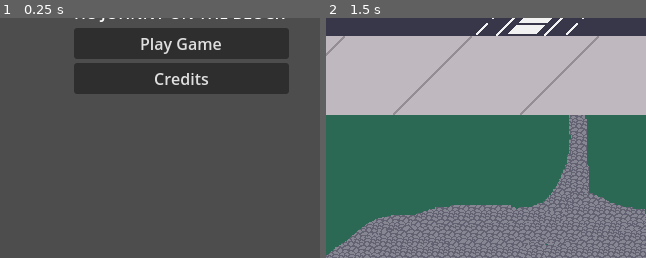
Above: before the commit, frames 1-2 (left to right).
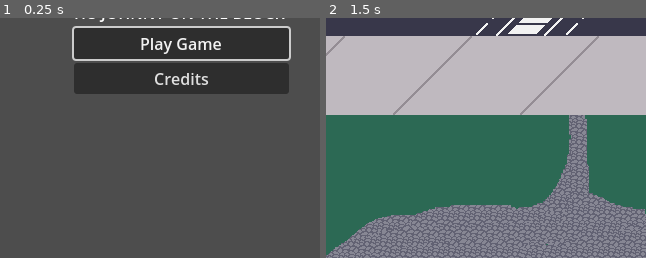
Above: after the commit, the same moments.

Repository: CarsonWebster/Game-of-Gags
Game: Godot game, scene res://Scenes/main_menu.tscn
Two runs of this game, one before a commit and one after it. Both use one fixed random seed, a clock stepped at 60 frames per second and the inputs below.
Inputs:
- Up to frame 1 (0.25 s): no input
- Up to frame 2 (1.5 s): click "Play Game" at 0.5 s; hold D (walk_right) from 1.28 s (still down); tap K (attack2) at 1.35 s
The pictures show only the part of the screen within x 22-72%, y 44-94%; the shares and areas given below are measured in that part.

The runs differ from the first frame. In frame 1, 1.3% of the frame differs, in the area x 22-91%, y 3-18%; in frame 2, nothing differs.

Commit message:
controller support

Diff:
--- a/Scenes/main_menu.tscn
+++ b/Scenes/main_menu.tscn
@@ -1,7 +1,8 @@
-[gd_scene load_steps=3 format=3 uid="uid://co2hyg80fwnh7"]
+[gd_scene load_steps=4 format=3 uid="uid://co2hyg80fwnh7"]
 
 [ext_resource type="Script" path="res://Scripts/main_menu.gd" id="1_4sllw"]
 [ext_resource type="PackedScene" uid="uid://crir22q4u68vv" path="res://Scenes/world.tscn" id="2_58kck"]
+[ext_resource type="Script" path="res://Scripts/PlayButton.gd" id="3_fdrj6"]
 
 [node name="Main Menu" type="Node"]
 script = ExtResource("1_4sllw")
@@ -30,6 +31,7 @@
 [node name="PlayButton" type="Button" parent="MarginContainer/VBoxContainer"]
 layout_mode = 2
 text = "Play Game"
+script = ExtResource("3_fdrj6")
 
 [node name="CreditsButton" type="Button" parent="MarginContainer/VBoxContainer"]
 layout_mode = 2
--- /dev/null
+++ b/Scripts/PlayButton.gd
@@ -0,0 +1,6 @@
+extends Button
+
+
+# Called when the node enters the scene tree for the first time.
+func _ready():
+	grab_focus()
--- a/project.godot
+++ b/project.godot
@@ -23,39 +23,94 @@
 
 [input]
 
+ui_accept={
+"deadzone": 0.5,
+"events": [Object(InputEventKey,"resource_local_to_scene":false,"resource_name":"","device":0,"window_id":0,"alt_pressed":false,"shift_pressed":false,"ctrl_pressed":false,"meta_pressed":false,"pressed":false,"keycode":4194309,"physical_keycode":0,"key_label":0,"unicode":0,"echo":false,"script":null)
+, Object(InputEventKey,"resource_local_to_scene":false,"resource_name":"","device":0,"window_id":0,"alt_pressed":false,"shift_pressed":false,"ctrl_pressed":false,"meta_pressed":false,"pressed":false,"keycode":4194310,"physical_keycode":0,"key_label":0,"unicode":0,"echo":false,"script":null)
+, Object(InputEventKey,"resource_local_to_scene":false,"resource_name":"","device":0,"window_id":0,"alt_pressed":false,"shift_pressed":false,"ctrl_pressed":false,"meta_pressed":false,"pressed":false,"keycode":32,"physical_keycode":0,"key_label":0,"unicode":32,"echo":false,"script":null)
+, Object(InputEventJoypadButton,"resource_local_to_scene":false,"resource_name":"","device":-1,"button_index":0,"pressure":0.0,"pressed":true,"script":null)
+, Object(InputEventKey,"resource_local_to_scene":false,"resource_name":"","device":-1,"window_id":0,"alt_pressed":false,"shift_pressed":false,"ctrl_pressed":false,"meta_pressed":false,"pressed":false,"keycode":0,"physical_keycode":74,"key_label":0,"unicode":106,"echo":false,"script":null)
+]
+}
+ui_cancel={
+"deadzone": 0.5,
+"events": [Object(InputEventKey,"resource_local_to_scene":false,"resource_name":"","device":0,"window_id":0,"alt_pressed":false,"shift_pressed":false,"ctrl_pressed":false,"meta_pressed":false,"pressed":false,"keycode":4194305,"physical_keycode":0,"key_label":0,"unicode":0,"echo":false,"script":null)
+, Object(InputEventJoypadButton,"resource_local_to_scene":false,"resource_name":"","device":-1,"button_index":1,"pressure":0.0,"pressed":true,"script":null)
+, Object(InputEventKey,"resource_local_to_scene":false,"resource_name":"","device":-1,"window_id":0,"alt_pressed":false,"shift_pressed":false,"ctrl_pressed":false,"meta_pressed":false,"pressed":false,"keycode":0,"physical_keycode":75,"key_label":0,"unicode":107,"echo":false,"script":null)
+]
+}
+ui_left={
+"deadzone": 0.5,
+"events": [Object(InputEventKey,"resource_local_to_scene":false,"resource_name":"","device":0,"window_id":0,"alt_pressed":false,"shift_pressed":false,"ctrl_pressed":false,"meta_pressed":false,"pressed":false,"keycode":4194319,"physical_keycode":0,"key_label":0,"unicode":0,"echo":false,"script":null)
+, Object(InputEventJoypadButton,"resource_local_to_scene":false,"resource_name":"","device":0,"button_index":13,"pressure":0.0,"pressed":false,"script":null)
+, Object(InputEventJoypadMotion,"resource_local_to_scene":false,"resource_name":"","device":-1,"axis":0,"axis_value":-1.0,"script":null)
+, Object(InputEventKey,"resource_local_to_scene":false,"resource_name":"","device":-1,"window_id":0,"alt_pressed":false,"shift_pressed":false,"ctrl_pressed":false,"meta_pressed":false,"pressed":false,"keycode":0,"physical_keycode":65,"key_label":0,"unicode":97,"echo":false,"script":null)
+]
+}
+ui_right={
+"deadzone": 0.5,
+"events": [Object(InputEventKey,"resource_local_to_scene":false,"resource_name":"","device":0,"window_id":0,"alt_pressed":false,"shift_pressed":false,"ctrl_pressed":false,"meta_pressed":false,"pressed":false,"keycode":4194321,"physical_keycode":0,"key_label":0,"unicode":0,"echo":false,"script":null)
+, Object(InputEventJoypadButton,"resource_local_to_scene":false,"resource_name":"","device":0,"button_index":14,"pressure":0.0,"pressed":false,"script":null)
+, Object(InputEventJoypadMotion,"resource_local_to_scene":false,"resource_name":"","device":-1,"axis":0,"axis_value":1.0,"script":null)
+, Object(InputEventKey,"resource_local_to_scene":false,"resource_name":"","device":-1,"window_id":0,"alt_pressed":false,"shift_pressed":false,"ctrl_pressed":false,"meta_pressed":false,"pressed":false,"keycode":0,"physical_keycode":68,"key_label":0,"unicode":100,"echo":false,"script":null)
+]
+}
+ui_up={
+"deadzone": 0.5,
+"events": [Object(InputEventKey,"resource_local_to_scene":false,"resource_name":"","device":0,"window_id":0,"alt_pressed":false,"shift_pressed":false,"ctrl_pressed":false,"meta_pressed":false,"pressed":false,"keycode":4194320,"physical_keycode":0,"key_label":0,"unicode":0,"echo":false,"script":null)
+, Object(InputEventJoypadButton,"resource_local_to_scene":false,"resource_name":"","device":0,"button_index":11,"pressure":0.0,"pressed":false,"script":null)
+, Object(InputEventJoypadMotion,"resource_local_to_scene":false,"resource_name":"","device":-1,"axis":1,"axis_value":-1.0,"script":null)
+, Object(InputEventKey,"resource_local_to_scene":false,"resource_name":"","device":-1,"window_id":0,"alt_pressed":false,"shift_pressed":false,"ctrl_pressed":false,"meta_pressed":false,"pressed":false,"keycode":0,"physical_keycode":87,"key_label":0,"unicode":119,"echo":false,"script":null)
+]
+}
+ui_down={
+"deadzone": 0.5,
+"events": [Object(InputEventKey,"resource_local_to_scene":false,"resource_name":"","device":0,"window_id":0,"alt_pressed":false,"shift_pressed":false,"ctrl_pressed":false,"meta_pressed":false,"pressed":false,"keycode":4194322,"physical_keycode":0,"key_label":0,"unicode":0,"echo":false,"script":null)
+, Object(InputEventJoypadButton,"resource_local_to_scene":false,"resource_name":"","device":0,"button_index":12,"pressure":0.0,"pressed":false,"script":null)
+, Object(InputEventJoypadMotion,"resource_local_to_scene":false,"resource_name":"","device":-1,"axis":1,"axis_value":1.0,"script":null)
+, Object(InputEventKey,"resource_local_to_scene":false,"resource_name":"","device":-1,"window_id":0,"alt_pressed":false,"shift_pressed":false,"ctrl_pressed":false,"meta_pressed":false,"pressed":false,"keycode":0,"physical_keycode":83,"key_label":0,"unicode":115,"echo":false,"script":null)
+]
+}
 walk_up={
 "deadzone": 0.5,
 "events": [Object(InputEventKey,"resource_local_to_scene":false,"resource_name":"","device":-1,"window_id":0,"alt_pressed":false,"shift_pressed":false,"ctrl_pressed":false,"meta_pressed":false,"pressed":false,"keycode":0,"physical_keycode":87,"key_label":0,"unicode":119,"echo":false,"script":null)
+, Object(InputEventJoypadMotion,"resource_local_to_scene":false,"resource_name":"","device":-1,"axis":1,"axis_value":-1.0,"script":null)
 ]
 }
 walk_down={
 "deadzone": 0.5,
 "events": [Object(InputEventKey,"resource_local_to_scene":false,"resource_name":"","device":-1,"window_id":0,"alt_pressed":false,"shift_pressed":false,"ctrl_pressed":false,"meta_pressed":false,"pressed":false,"keycode":0,"physical_keycode":83,"key_label":0,"unicode":115,"echo":false,"script":null)
+, Object(InputEventJoypadMotion,"resource_local_to_scene":false,"resource_name":"","device":-1,"axis":1,"axis_value":1.0,"script":null)
 ]
 }
 walk_left={
 "deadzone": 0.5,
 "events": [Object(InputEventKey,"resource_local_to_scene":false,"resource_name":"","device":-1,"window_id":0,"alt_pressed":false,"shift_pressed":false,"ctrl_pressed":false,"meta_pressed":false,"pressed":false,"keycode":0,"physical_keycode":65,"key_label":0,"unicode":97,"echo":false,"script":null)
+, Object(InputEventJoypadMotion,"resource_local_to_scene":false,"resource_name":"","device":-1,"axis":0,"axis_value":-1.0,"script":null)
 ]
 }
 walk_right={
 "deadzone": 0.5,
 "events": [Object(InputEventKey,"resource_local_to_scene":false,"resource_name":"","device":-1,"window_id":0,"alt_pressed":false,"shift_pressed":false,"ctrl_pressed":false,"meta_pressed":false,"pressed":false,"keycode":0,"physical_keycode":68,"key_label":0,"unicode":100,"echo":false,"script":null)
+, Object(InputEventJoypadMotion,"resource_local_to_scene":false,"resource_name":"","device":-1,"axis":0,"axis_value":1.0,"script":null)
 ]
 }
 attack1={
 "deadzone": 0.5,
 "events": [Object(InputEventKey,"resource_local_to_scene":false,"resource_name":"","device":-1,"window_id":0,"alt_pressed":false,"shift_pressed":false,"ctrl_pressed":false,"meta_pressed":false,"pressed":false,"keycode":0,"physical_keycode":74,"key_label":0,"unicode":106,"echo":false,"script":null)
+, Object(InputEventJoypadButton,"resource_local_to_scene":false,"resource_name":"","device":-1,"button_index":0,"pressure":0.0,"pressed":true,"script":null)
 ]
 }
 attack2={
 "deadzone": 0.5,
 "events": [Object(InputEventKey,"resource_local_to_scene":false,"resource_name":"","device":-1,"window_id":0,"alt_pressed":false,"shift_pressed":false,"ctrl_pressed":false,"meta_pressed":false,"pressed":false,"keycode":0,"physical_keycode":75,"key_label":0,"unicode":107,"echo":false,"script":null)
+, Object(InputEventJoypadButton,"resource_local_to_scene":false,"resource_name":"","device":-1,"button_index":1,"pressure":0.0,"pressed":true,"script":null)
 ]
 }
 sprint={
 "deadzone": 0.5,
 "events": [Object(InputEventKey,"resource_local_to_scene":false,"resource_name":"","device":-1,"window_id":0,"alt_press …(182 unchanged characters)…
+, Object(InputEventJoypadButton,"resource_local_to_scene":false,"resource_name":"","device":-1,"button_index":2,"pressure":0.0,"pressed":true,"script":null)
 ]
 }
 
